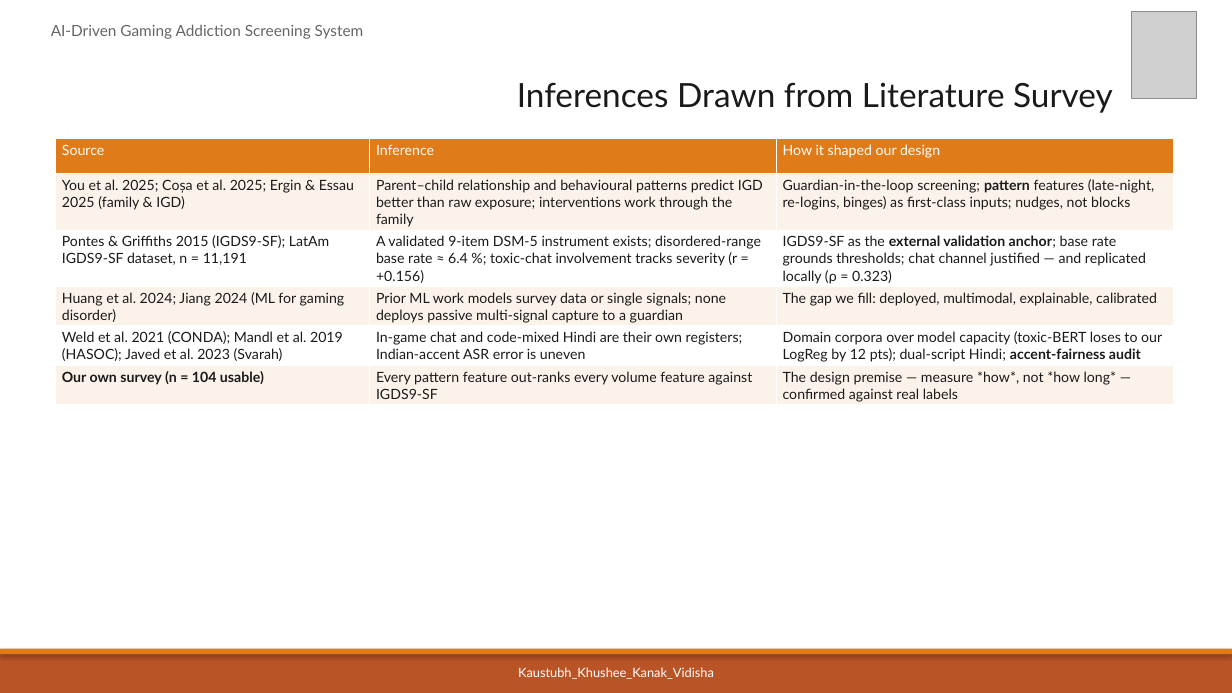
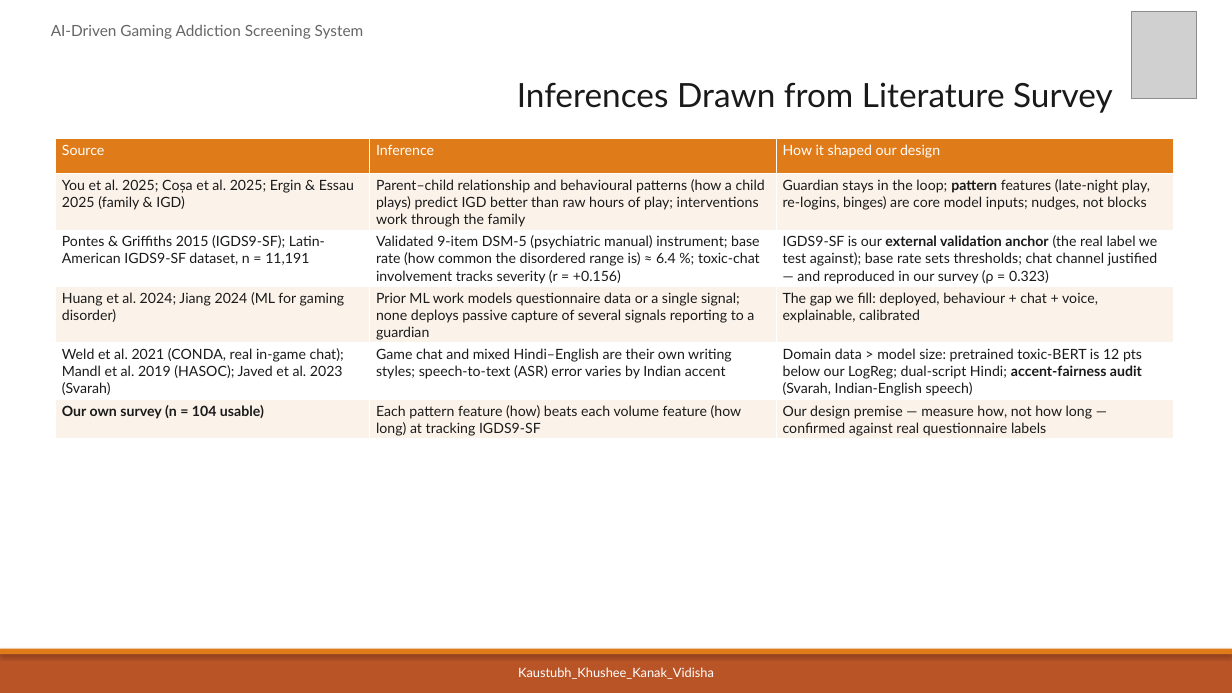
Before and after one commit to kaustubhagarwal21/gaming-addiction-detection-capstone, a slide deck: slide 5 of docs/PES_REVIEW1_DECK.pptx. Drawn at 1232x693 pixels with LibreOffice and Linux fonts; fonts in the diff are those of the drawing; grey boxes stand for pictures. Boxes give left, top, right and bottom in pixels: in the first picture for what was removed or moved away, otherwise in the second. Text is boxed around its words. In the diff, an @@ line names an element or a change of style, - is before the commit and + after.

```diff
--- a/docs/PES_REVIEW1_DECK.pptx
+++ b/docs/PES_REVIEW1_DECK.pptx
@@ table at bbox=[55, 139, 1174, 440] @@
-row 2, column 2: Parent–child relationship and behavioural patterns predict IGD better than raw exposure; interventions work through the family
+row 2, column 2: Parent–child relationship and behavioural patterns (how a child plays) predict IGD better than raw hours of play; interventions work through the family
-row 2, column 3: Guardian-in-the-loop screening; pattern features (late-night, re-logins, binges) as first-class inputs; nudges, not blocks
+row 2, column 3: Guardian stays in the loop; pattern features (late-night play, re-logins, binges) are core model inputs; nudges, not blocks
-row 3: Pontes & Griffiths 2015 (IGDS9-SF); LatAm IGDS9-SF dataset, n = 11,191 | A validated 9-item DSM-5 instrument exists; disordered-range base rate ≈ 6.4 %; toxic-chat involvement tracks severity (r = +0.156) | IGDS9-SF as the external validation anchor; base rate grounds thresholds; chat channel justified — and replicated locally (ρ = 0.323)
+row 3: Pontes & Griffiths 2015 (IGDS9-SF); Latin-American IGDS9-SF dataset, n = 11,191 | Validated 9-item DSM-5 (psychiatric manual) instrument; base rate (how common the disordered range is) ≈ 6.4 %; toxic-chat involvement tracks severity (r = +0.156) | IGDS9-SF is our external validation anchor (the real label we test against); base rate sets thresholds; chat channel justified — and reproduced in our survey (ρ = 0.323)
-row 4, column 2: Prior ML work models survey data or single signals; none deploys passive multi-signal capture to a guardian
+row 4, column 2: Prior ML work models questionnaire data or a single signal; none deploys passive capture of several signals reporting to a guardian
-row 4, column 3: The gap we fill: deployed, multimodal, explainable, calibrated
+row 4, column 3: The gap we fill: deployed, behaviour + chat + voice, explainable, calibrated
-row 5: Weld et al. 2021 (CONDA); Mandl et al. 2019 (HASOC); Javed et al. 2023 (Svarah) | In-game chat and code-mixed Hindi are their own registers; Indian-accent ASR error is uneven | Domain corpora over model capacity (toxic-BERT loses to our LogReg by 12 pts); dual-script Hindi; accent-fairness audit
+row 5: Weld et al. 2021 (CONDA, real in-game chat); Mandl et al. 2019 (HASOC); Javed et al. 2023 (Svarah) | Game chat and mixed Hindi–English are their own writing styles; speech-to-text (ASR) error varies by Indian accent | Domain data > model size: pretrained toxic-BERT is 12 pts below our LogReg; dual-script Hindi; accent-fairness audit (Svarah, Indian-English speech)
-row 6, column 2: Every pattern feature out-ranks every volume feature against IGDS9-SF
+row 6, column 2: Each pattern feature (how) beats each volume feature (how long) at tracking IGDS9-SF
-row 6, column 3: The design premise — measure *how*, not *how long* — confirmed against real labels
+row 6, column 3: Our design premise — measure how, not how long — confirmed against real questionnaire labels
```
Also in this commit, not shown: 6 other slides changed, 1 other file.
